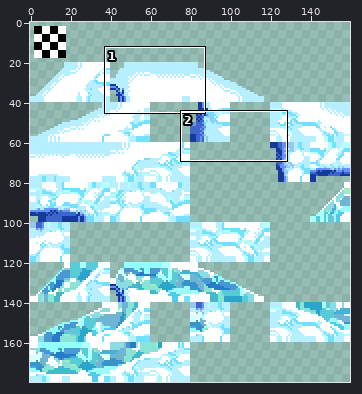
Two versions of one sprite sheet, tilesets/ts_solid/output_tileset.png. Above: a wide view before the commit, with the close-up outlined.
Close-up. The starting point:
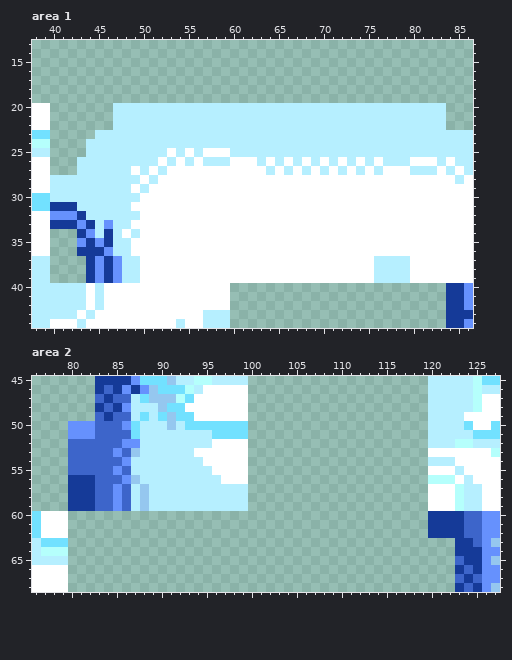
The file is 160x180 pixels. Colours within 5 levels of each other are drawn and written as one. Shown: area 1: x 38..86, y 13..44; area 2: x 76..127, y 45..68. The commit also changed other parts of the picture, which this record leaves out.
Now the later version:
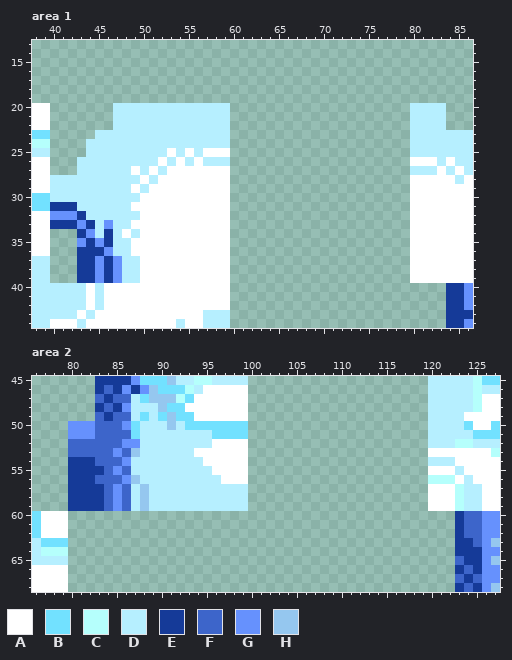
Palette (. is transparent): A #ffffff  B #72e1ff  C #b5fffc  D #b6efff  E #153a98  F #3d65ca  G #6691fd  H #95c7ef
Changes in this commit:
--- area 1
@@ x 38..86 @@
 19 .................................................
-20 AA.......DDDDDDDDDDDDDDDDDDDDDDDDDDDDDDDDDDDDD...
-21 AA.......DDDDDDDDDDDDDDDDDDDDDDDDDDDDDDDDDDDDD...
-22 AA.......DDDDDDDDDDDDDDDDDDDDDDDDDDDDDDDDDDDDD...
-23 BB.....DDDDDDDDDDDDDDDDDDDDDDDDDDDDDDDDDDDDDDDDDD
-24 CC....DDDDDDDDDDDDDDDDDDDDDDDDDDDDDDDDDDDDDDDDDDD
-25 DD....DDDDDDDDDADADAAADDDDDDDDDDDDDDDDDDDDDDDDDDD
-26 AA...DDDDDDDDDADADADDDAAADADADADADADADADDDAAADADD
-27 AA...DDDDDDADADAAAAAAAAAAADADADADADADADAAADDDADAD
-28 AADDDDDDDDDDADAAAAAAAAAAAAAAAAAAAAAAAAAAAAAAAAADA
-29 AADDDDDDDDDADAAAAAAAAAAAAAAAAAAAAAAAAAAAAAAAAAAAA
-30 BBDDDDDDDDDDAAAAAAAAAAAAAAAAAAAAAAAAAAAAAAAAAAAAA
-31 BBEEEDDDDDDAAAAAAAAAAAAAAAAAAAAAAAAAAAAAAAAAAAAAA
-32 AAGGGEDDDDDDAAAAAAAAAAAAAAAAAAAAAAAAAAAAAAAAAAAAA
-33 AAEEEGEDGDDAAAAAAAAAAAAAAAAAAAAAAAAAAAAAAAAAAAAAA
-34 AA...EGDEDADAAAAAAAAAAAAAAAAAAAAAAAAAAAAAAAAAAAAA
-35 AA...GEGEDDAAAAAAAAAAAAAAAAAAAAAAAAAAAAAAAAAAAAAA
-36 AA...EEEGDDAAAAAAAAAAAAAAAAAAAAAAAAAAAAAAAAAAAAAA
-37 DD....EGEGDDAAAAAAAAAAAAAAAAAAAAAAAAAADDDDAAAAAAA
-38 DD....EGEGDDAAAAAAAAAAAAAAAAAAAAAAAAAADDDDAAAAAAA
-39 DD....EGEGDDAAAAAAAAAAAAAAAAAAAAAAAAAADDDDAAAAAAA
+20 AA.......DDDDDDDDDDDDD....................DDDD...
+21 AA.......DDDDDDDDDDDDD....................DDDD...
+22 AA.......DDDDDDDDDDDDD....................DDDD...
+23 BB.....DDDDDDDDDDDDDDD....................DDDDDDD
+24 CC....DDDDDDDDDDDDDDDD....................DDDDDDD
+25 DD....DDDDDDDDDADADAAA....................DDDDDDD
+26 AA...DDDDDDDDDADADADDD....................AAADADD
+27 AA...DDDDDDADADAAAAAAA....................DDDADAD
+28 AADDDDDDDDDDADAAAAAAAA....................AAAAADA
+29 AADDDDDDDDDADAAAAAAAAA....................AAAAAAA
+30 BBDDDDDDDDDDAAAAAAAAAA....................AAAAAAA
+31 BBEEEDDDDDDAAAAAAAAAAA....................AAAAAAA
+32 AAGGGEDDDDDDAAAAAAAAAA....................AAAAAAA
+33 AAEEEGEDGDDAAAAAAAAAAA....................AAAAAAA
+34 AA...EGDEDADAAAAAAAAAA....................AAAAAAA
+35 AA...GEGEDDAAAAAAAAAAA....................AAAAAAA
+36 AA...EEEGDDAAAAAAAAAAA....................AAAAAAA
+37 DD...EEGEGDDAAAAAAAAAA....................AAAAAAA
+38 DD...EEGEGDDAAAAAAAAAA....................AAAAAAA
+39 DD...EEGEGDDAAAAAAAAAA....................AAAAAAA
 40 DDDDDDADAAAAAAAAAAAAAA........................EEG
--- area 2
@@ x 76..127 @@
 53 ....FFFFFGFHDDDDDDAAAAAA....................AAAAAAAC
-54 ....FFFFFFGDDDDDDDDAAAAA....................DDDAAAAA
-55 ....FFFFFGFDDDDDDDDDAAAA....................AAADAAAA
+54 ....EEEFFFGDDDDDDDDAAAAA....................DDDAAAAA
+55 ....EEEEFGFDDDDDDDDDAAAA....................AAADAAAA
 56 ....EEEFFFGHDDDDDDDDDAAA....................CCCADAAA
-57 ....EEEFFGFDHDDDDDDDDDDD....................AAACDDAA
-58 ....EEEFFGFDHDDDDDDDDDDD....................AAACDDAA
-59 ....EEEFFGFDHDDDDDDDDDDD....................AAACDDAA
-60 BAAA........................................EEEEFFGG
-61 BAAA........................................EEEEFFGG
-62 BAAA........................................EEEEFFGG
+57 ....EEEEFGFDHDDDDDDDDDDD....................AAACDDAA
+58 ....EEEEFGFDHDDDDDDDDDDD....................AAACDDAA
+59 ....EEEEFGFDHDDDDDDDDDDD....................AAACDDAA
+60 BAAA...........................................EFFGG
+61 BAAA...........................................EFFGG
+62 BAAA...........................................EFFGG
 63 DBBB...........................................EEFGH
Changed places in both close-ups, as pixel boxes (x1, y1, x2, y2):
erased: (230, 103, 410, 283)
added: (77, 256, 86, 283)
changed: (68, 457, 104, 511)
erased: (428, 511, 455, 538)
